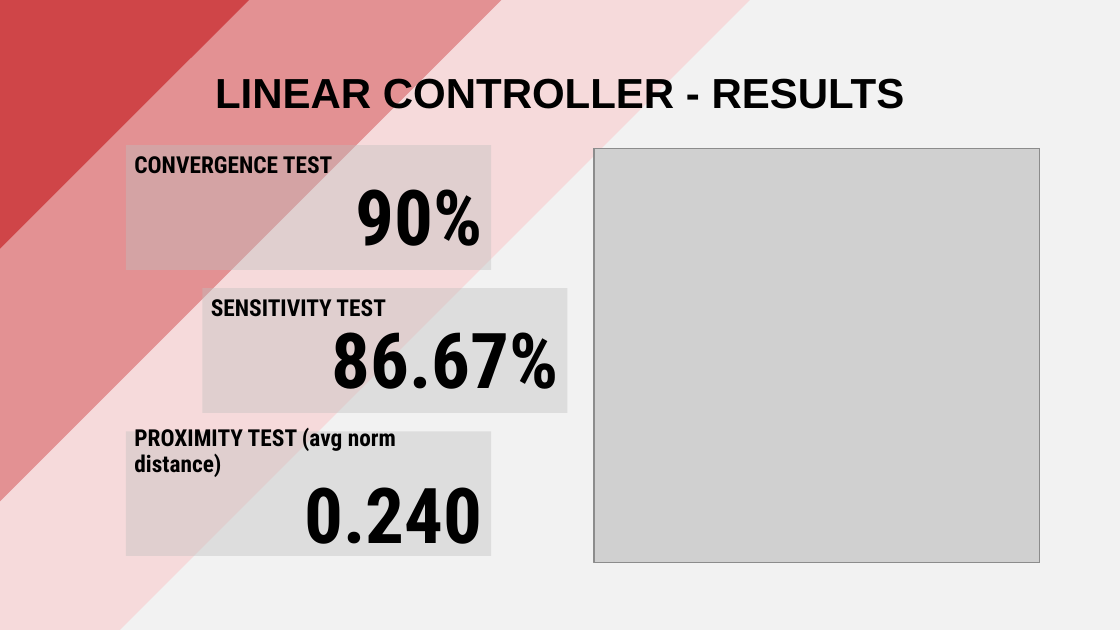
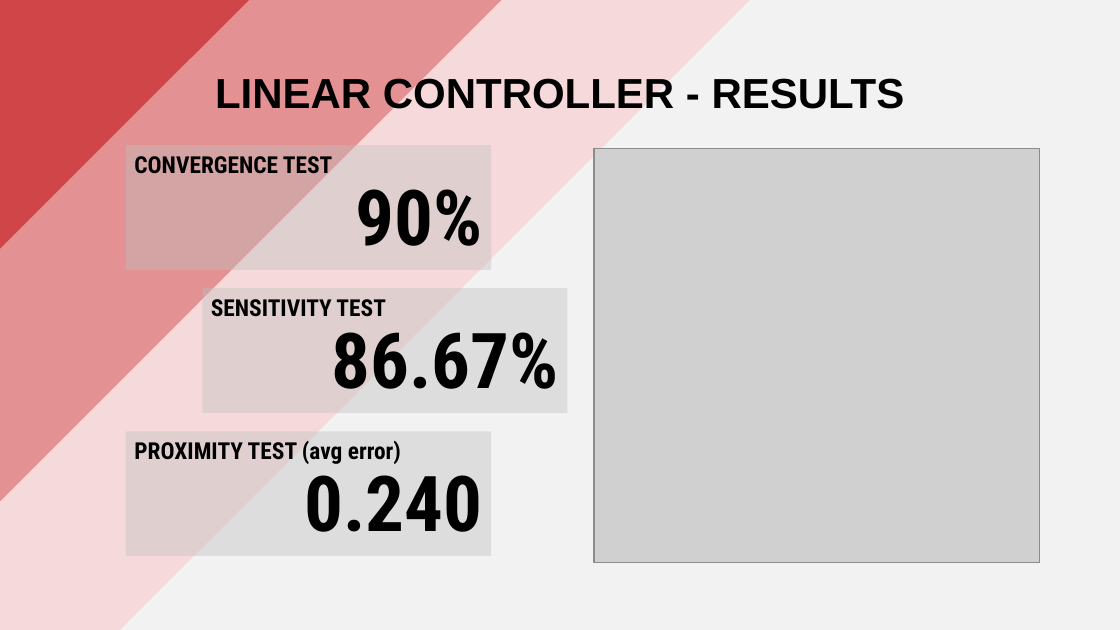
Before and after one commit to PippoGot/R-C2, a slide deck: slide 20 of documentation/presentation.pptx. Drawn at 1120x630 pixels with LibreOffice and Linux fonts; fonts in the diff are those of the drawing; grey boxes stand for pictures. Boxes give left, top, right and bottom in pixels: in the first picture for what was removed or moved away, otherwise in the second. Text is boxed around its words. In the diff, an @@ line names an element or a change of style, - is before the commit and + after.

```diff
--- a/documentation/presentation.pptx
+++ b/documentation/presentation.pptx
@@ text in rectangle at (x1=134, y1=441, x2=401, y2=464): text changed @@
-PROXIMITY TEST (avg norm distance)
+PROXIMITY TEST (avg error)
```
Also in this commit, not shown: 2 other slides changed.
